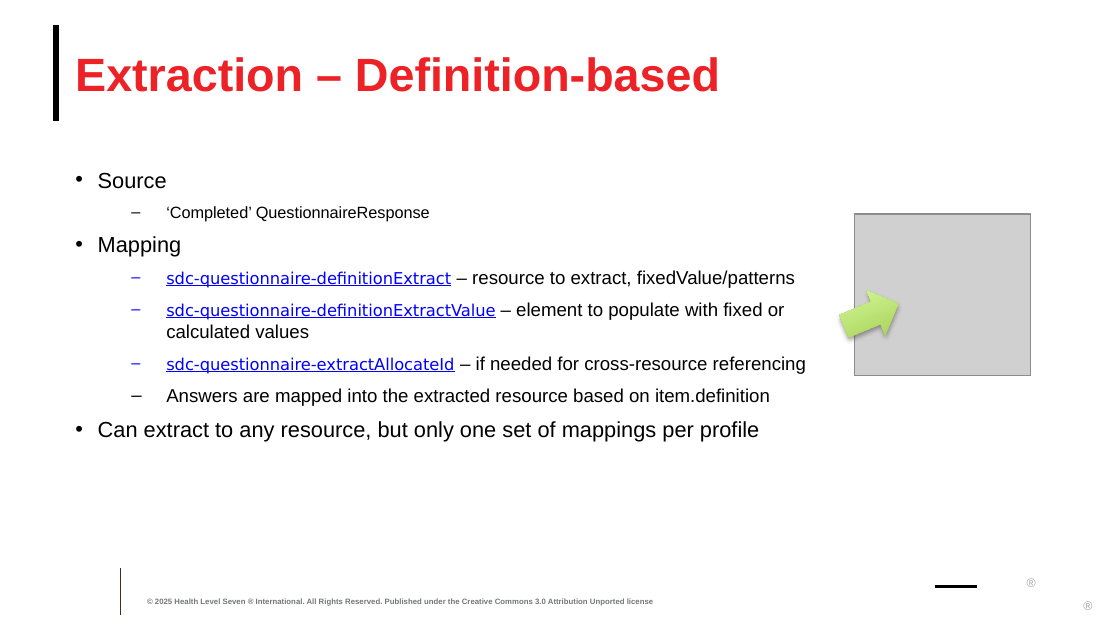
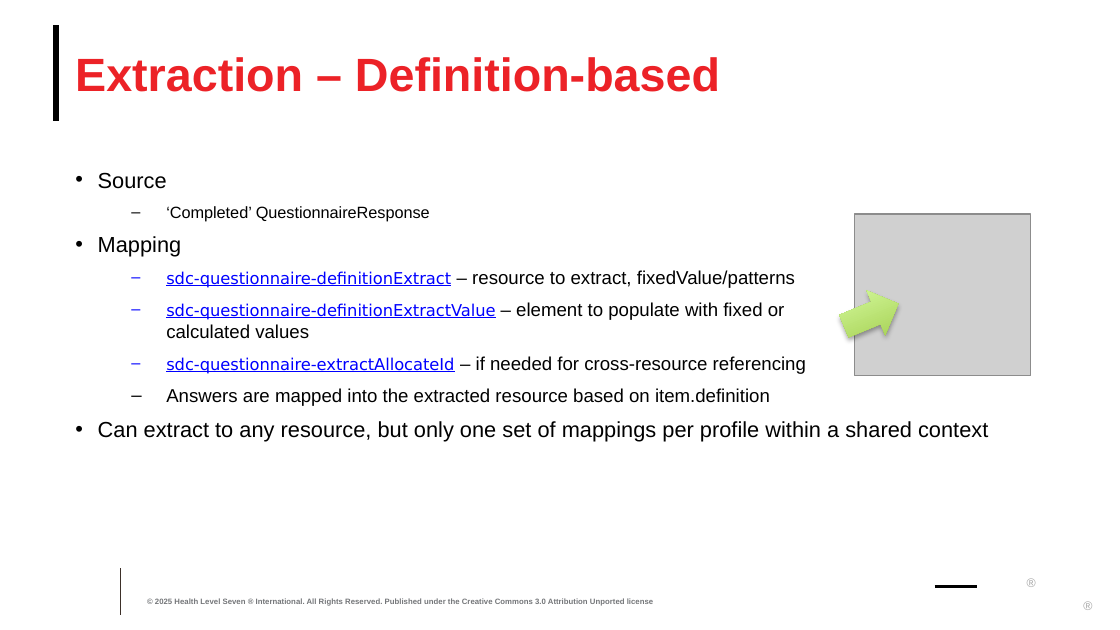
Before and after one commit to FHIR/documents, a slide deck: slide 26 of presentations/sdc/6-SDC-Extraction.pptx. Drawn at 1120x630 pixels with LibreOffice and Linux fonts; fonts in the diff are those of the drawing; grey boxes stand for pictures; background and template pictures are left out. Boxes give left, top, right and bottom in pixels: in the first picture for what was removed or moved away, otherwise in the second. Text is boxed around its words. In the diff, an @@ line names an element or a change of style, - is before the commit and + after.

```diff
--- a/presentations/sdc/6-SDC-Extraction.pptx
+++ b/presentations/sdc/6-SDC-Extraction.pptx
@@ text at [98,421,988,442]: text changed @@
-• Can extract to any resource, but only one set of mappings per profile
+• Can extract to any resource, but only one set of mappings per profile within a shared context
```
Also in this commit, not shown: 9 other slides changed, 4 other files.
